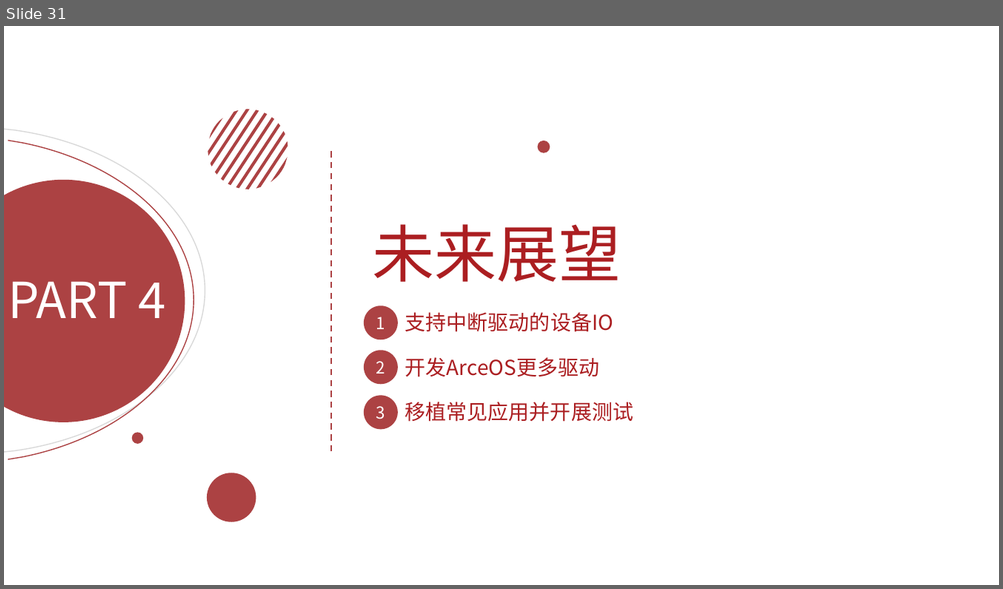
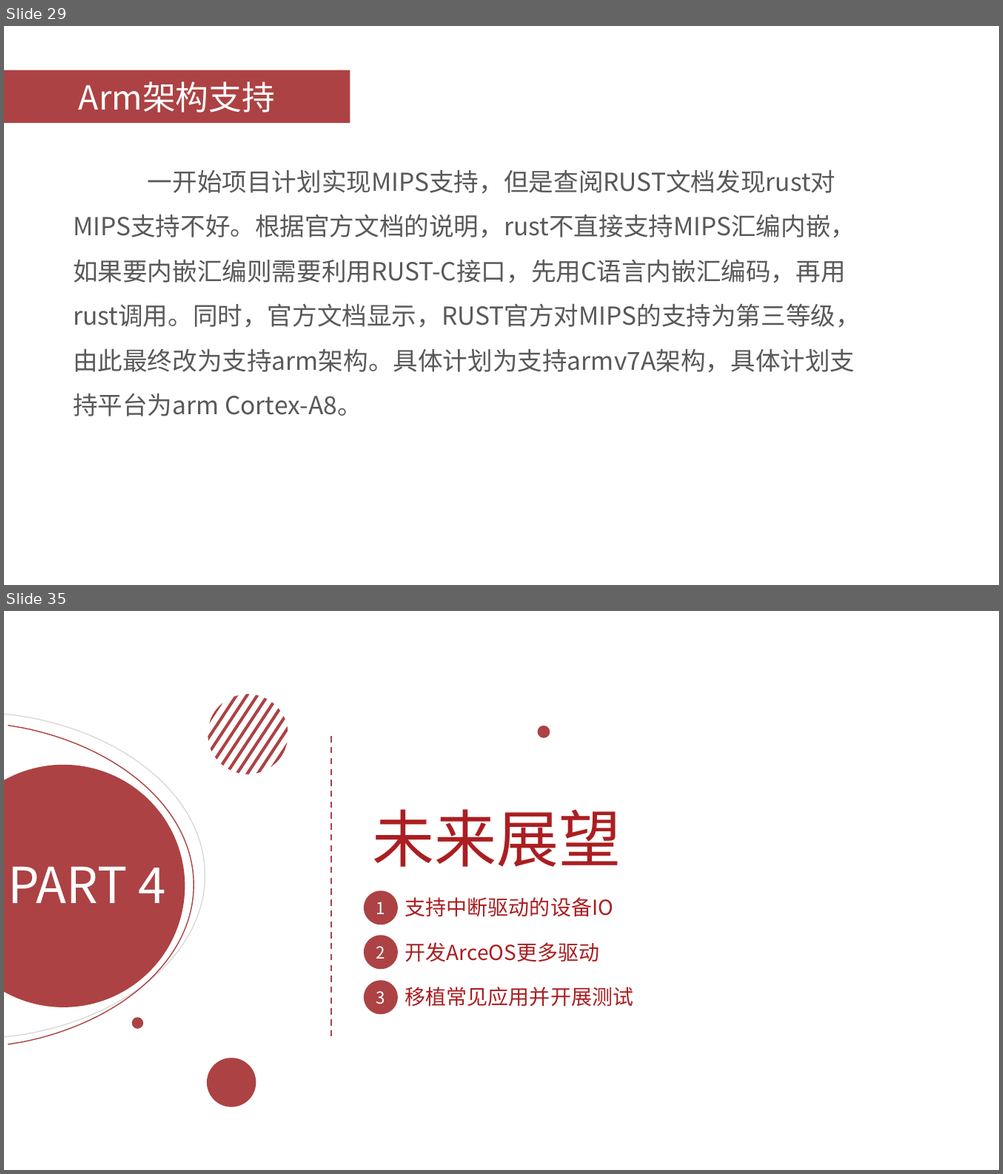
Before and after one commit to OSH-2023/Actus_Neopiritus, a slide deck: researches/结题汇报.pptx. Shown one above the other, each under a label of ours: slide 31 before the commit, slides 29 and 35 after it; the slides between them are not shown. The pictures are 1003x589 and 1003x1174 pixels, drawn with LibreOffice and Linux fonts; fonts in the diff are those of the drawing. Boxes give left, top, right and bottom in pixels: in the first picture for what was removed or moved away, otherwise in the second. Text is boxed around its words. In the diff, an @@ line names an element or a change of style, - is before the commit and + after.

```diff
--- a/researches/结题汇报.pptx
+++ b/researches/结题汇报.pptx
@@ slide 29 added at (4,26,999,585), background #FFFFFF @@
@@ rectangle added at (4,70,350,123), fill #AC4243, 32 pt, text #FFFFFF @@
+Arm架构支持
@@ text added at (73,170,860,417), 24 pt, text #595959 @@
+一开始项目计划实现MIPS支持，但是查阅RUST文档发现rust对MIPS支持不好。根据官方文档的说明，rust不直接支持MIPS汇编内嵌，如果要内嵌汇编则需要利用RUST-C接口，先用C语言内嵌汇编码，再用rust调用。同时，官方文档显示，RUST官方对MIPS的支持为第三等级，由此最终改为支持arm架构。具体计划为支持armv7A架构，具体计划支持平台为arm Cortex-A8。
@@ what was slide 31 is now slide 35 @@
```
Also in this commit, not shown: 3 slides changed, 5 other slides added, 2 slides removed, 2 other files.
